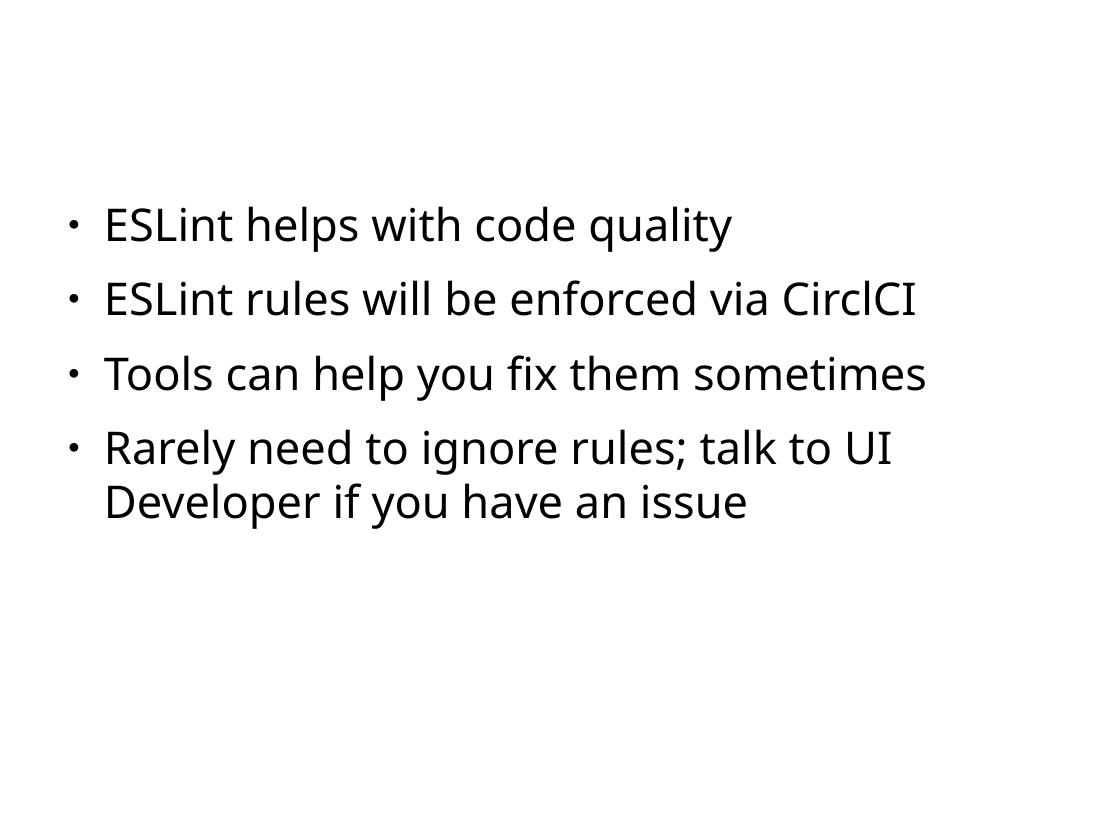
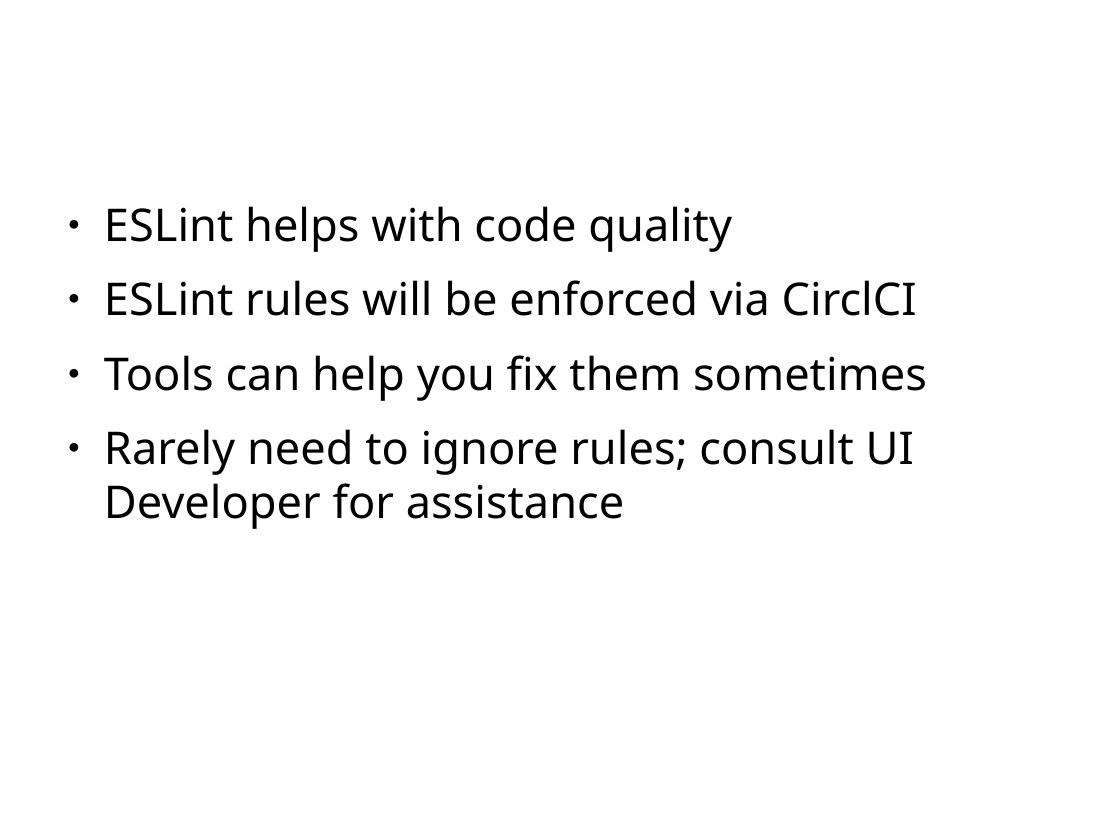
Before and after one commit to zoldello/eslint-for-beginners, a slide deck: slide 7 of eslint-talk.pptx. Drawn at 1120x840 pixels with LibreOffice and Linux fonts; fonts in the diff are those of the drawing; background and template pictures are left out. Boxes give left, top, right and bottom in pixels: in the first picture for what was removed or moved away, otherwise in the second. Text is boxed around its words. In the diff, an @@ line names an element or a change of style, - is before the commit and + after.

```diff
--- a/eslint-talk.pptx
+++ b/eslint-talk.pptx
@@ text at bbox=[104, 429, 914, 529]: text changed @@
-● Rarely need to ignore rules; talk to UI Developer if you have an issue
+● Rarely need to ignore rules; consult UI Developer for assistance
```
Also in this commit, not shown: 6 other slides changed, 1 slide added, 1 slide removed, 2 other files.
